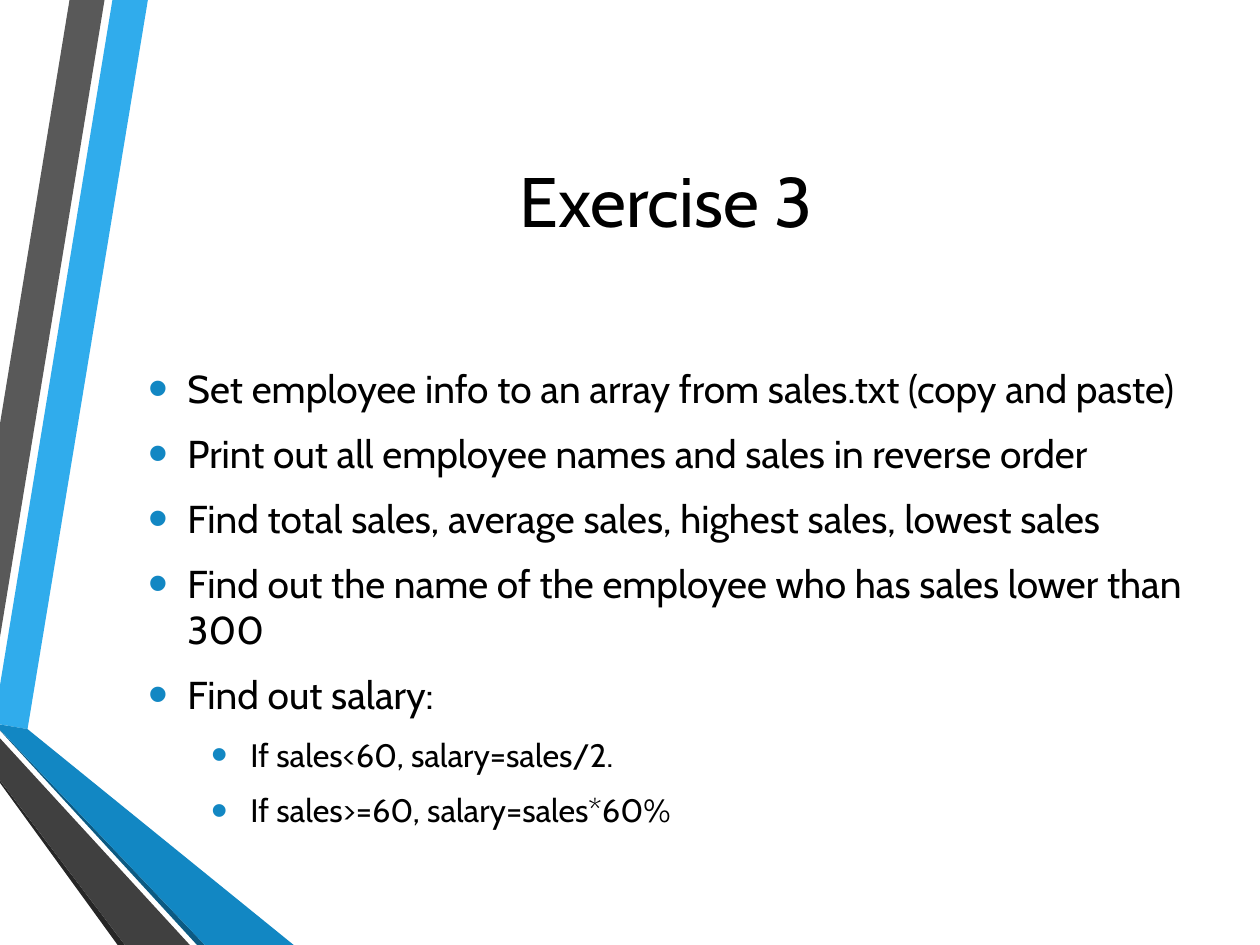
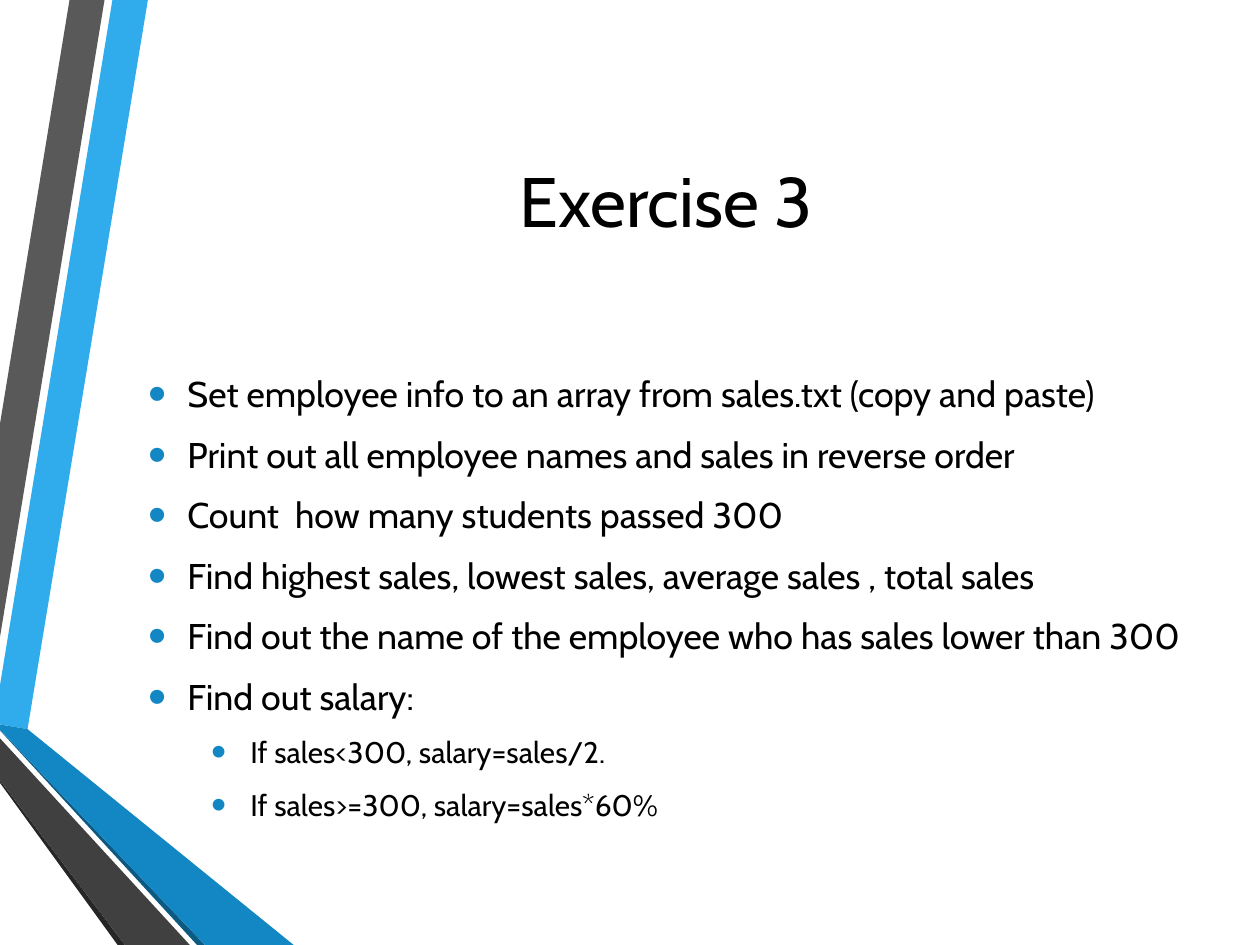
Before and after one commit to hatted/fevaworks-php, a slide deck: slide 4 of php-fw3/lesson3.pptx. Drawn at 1260x945 pixels with LibreOffice and Linux fonts; fonts in the diff are those of the drawing; background and template pictures are left out. Boxes give left, top, right and bottom in pixels: in the first picture for what was removed or moved away, otherwise in the second. Text is boxed around its words. In the diff, an @@ line names an element or a change of style, - is before the commit and + after.

```diff
--- a/php-fw3/lesson3.pptx
+++ b/php-fw3/lesson3.pptx
@@ text at (x1=187, y1=380, x2=1180, y2=718): size 22.2 to 20.4 pt in "Set employee info to an array from ...", "Print out all employee names and sales ...", "Find out the name of the employee ...", "Find out salary:" @@
@@ text at (x1=187, y1=501, x2=1034, y2=597): text changed; size 22.2 to 20.4 pt @@
-• Find total sales, average sales, highest sales, lowest sales
+• Count how many students passed 300
+• Find highest sales, lowest sales, average sales , total sales
@@ text at (x1=250, y1=740, x2=658, y2=822): text changed; size 18.5 to 17 pt @@
-  • If sales<60, salary=sales/2.
-  • If sales>=60, salary=sales*60%
+  • If sales<300, salary=sales/2.
+  • If sales>=300, salary=sales*60%
```
Also in this commit, not shown: 1 other slide changed, 7 other files.
